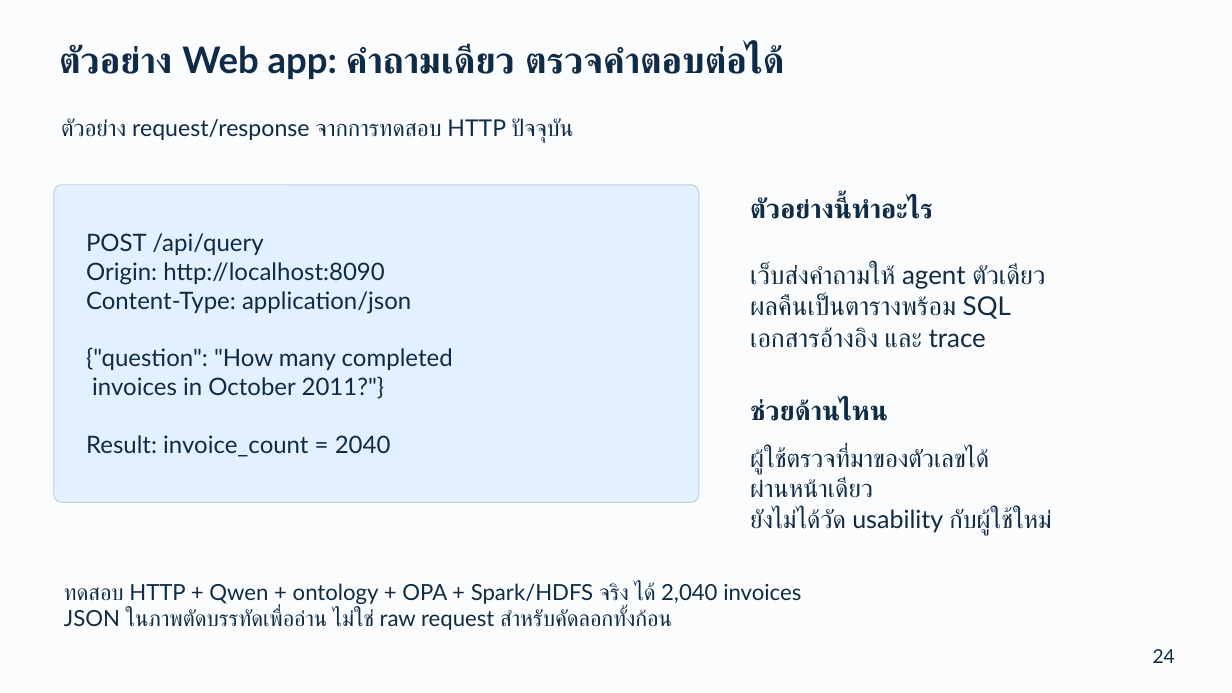
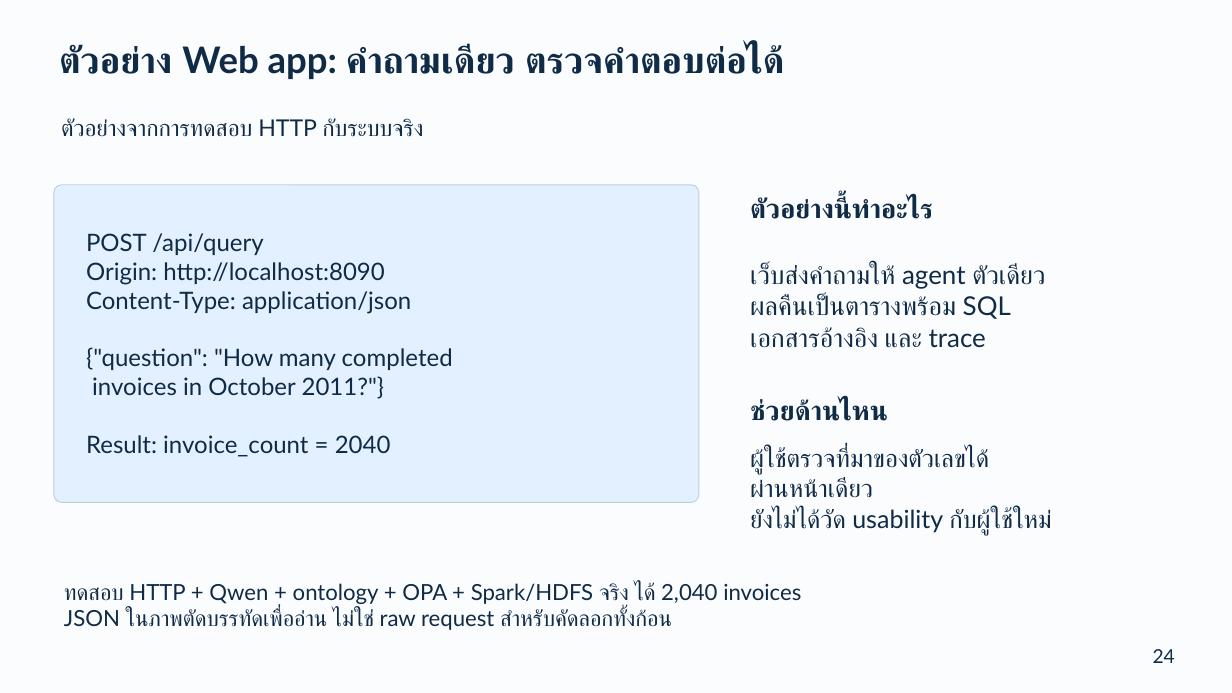
Before and after one commit to NATTAPAT-LEUNGRUNGSAP/customer-intelligence-agent-spark-hdfs, a slide deck: slide 24 of presentation/customer-intelligence-system-guide.pptx. Drawn at 1232x693 pixels with LibreOffice and Linux fonts; fonts in the diff are those of the drawing. Boxes give left, top, right and bottom in pixels: in the first picture for what was removed or moved away, otherwise in the second. Text is boxed around its words. In the diff, an @@ line names an element or a change of style, - is before the commit and + after.

```diff
--- a/presentation/customer-intelligence-system-guide.pptx
+++ b/presentation/customer-intelligence-system-guide.pptx
@@ text at box(61, 118, 423, 137): text changed @@
-ตัวอย่าง request/response จากการทดสอบ HTTP ปัจจุบัน
+ตัวอย่างจากการทดสอบ HTTP กับระบบจริง
```
Also in this commit, not shown: 5 other slides changed, 25 other files.
